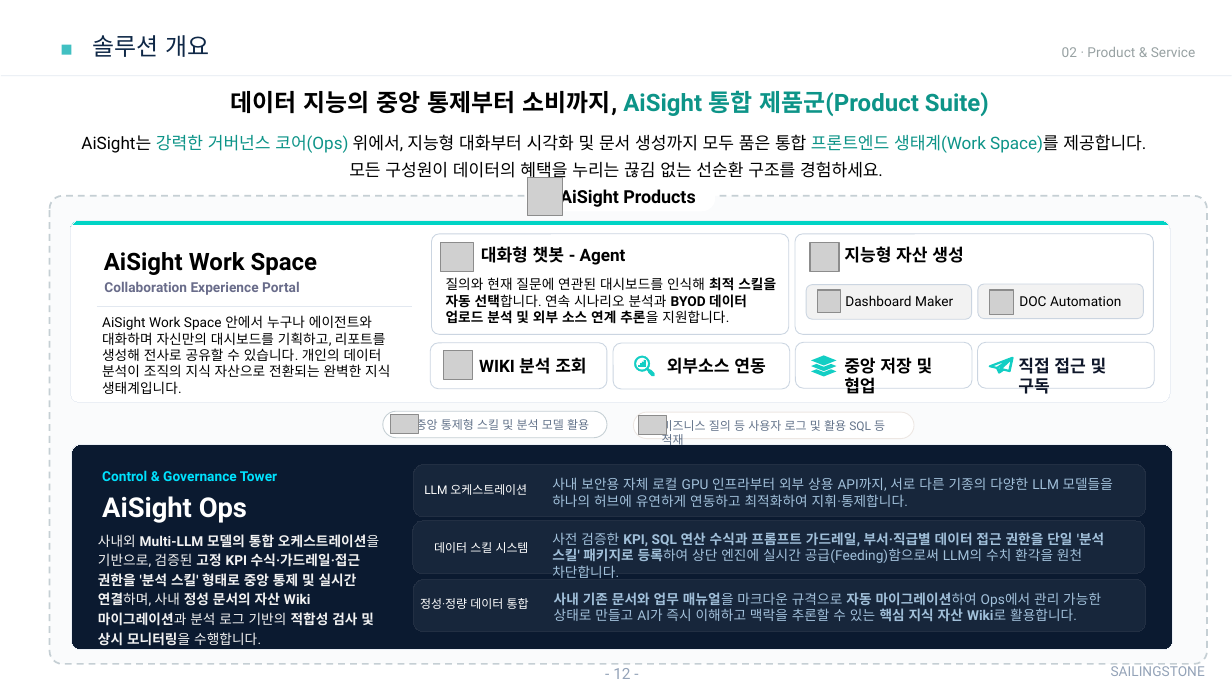
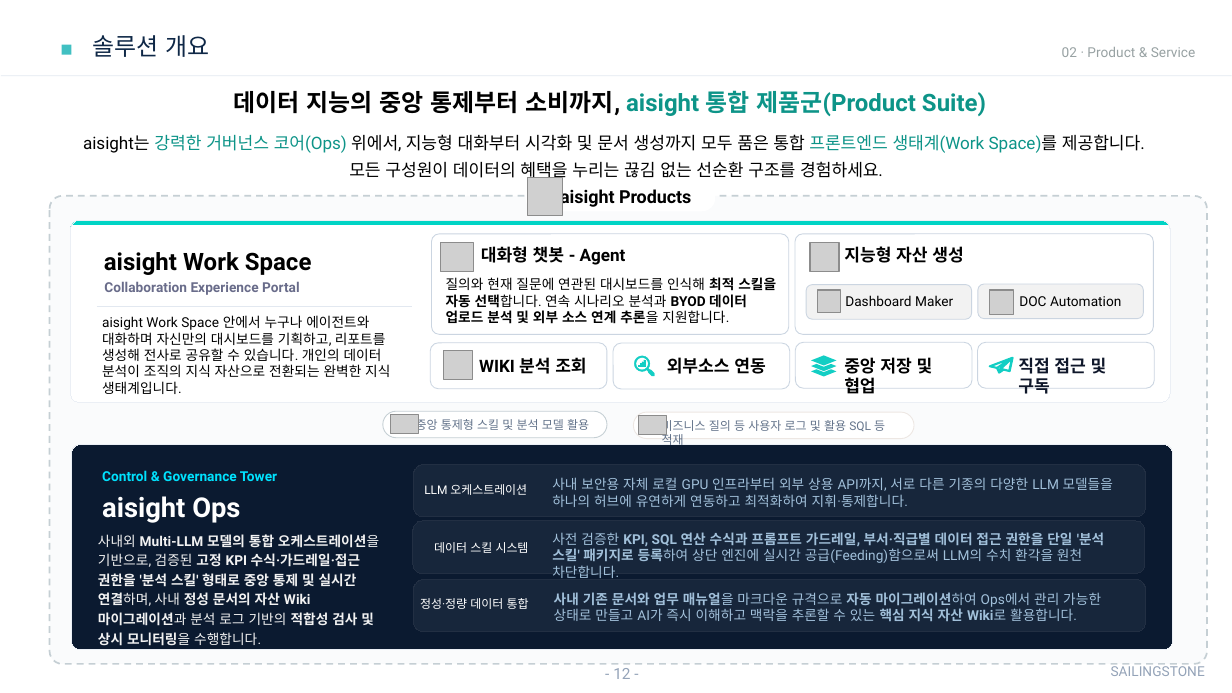
Before and after one commit to sellect-team/doc, a slide deck: slide 12 of docs/company/_source/company-intro-2026.pptx. Drawn at 1232x693 pixels with LibreOffice and Linux fonts; fonts in the diff are those of the drawing; grey boxes stand for pictures. Boxes give left, top, right and bottom in pixels: in the first picture for what was removed or moved away, otherwise in the second. Text is boxed around its words. In the diff, an @@ line names an element or a change of style, - is before the commit and + after.

```diff
--- a/docs/company/_source/company-intro-2026.pptx
+++ b/docs/company/_source/company-intro-2026.pptx
@@ text at <box>234,90,986,116</box>: text changed @@
-데이터 지능의 중앙 통제부터 소비까지, AiSight 통합 제품군(Product Suite)
+데이터 지능의 중앙 통제부터 소비까지, aisight 통합 제품군(Product Suite)
@@ text at <box>83,134,1145,153</box>: text changed @@
-AiSight는 강력한 거버넌스 코어(Ops) 위에서, 지능형 대화부터 시각화 및 문서 생성까지 모두 품은 통합 프론트엔드 생태계(Work Space)를 제공합니다.
+aisight는 강력한 거버넌스 코어(Ops) 위에서, 지능형 대화부터 시각화 및 문서 생성까지 모두 품은 통합 프론트엔드 생태계(Work Space)를 제공합니다.
@@ text at <box>560,187,691,209</box>: text changed @@
-AiSight Products
+aisight Products
@@ text at <box>104,252,312,275</box>: text changed @@
-AiSight Work Space
+aisight Work Space
@@ text at <box>102,315,390,394</box>: text changed @@
-AiSight Work Space 안에서 누구나 에이전트와 대화하며 자신만의 대시보드를 기획하고, 리포트를 생성해 전사로 공유할 수 있습니다. 개인의 데이터 분석이 조직의 지식 자산으로 전환되는 완벽한 지식 생태계입니다.
+aisight Work Space 안에서 누구나 에이전트와 대화하며 자신만의 대시보드를 기획하고, 리포트를 생성해 전사로 공유할 수 있습니다. 개인의 데이터 분석이 조직의 지식 자산으로 전환되는 완벽한 지식 생태계입니다.
@@ text at <box>102,496,240,523</box>: text changed @@
-AiSight Ops
+aisight Ops
```
Also in this commit, not shown: 5 other slides changed, 2 slides added, 21 other files.
